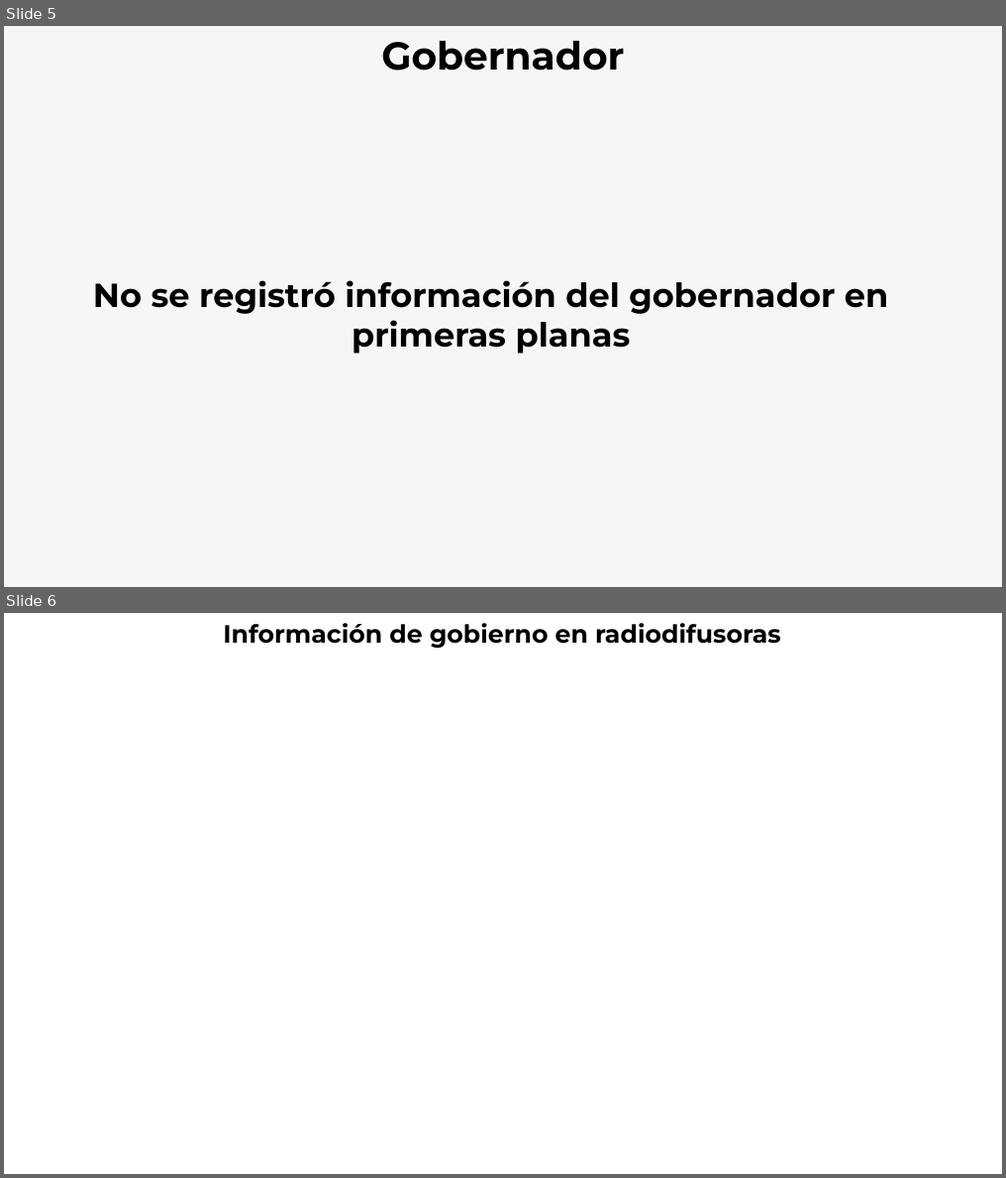
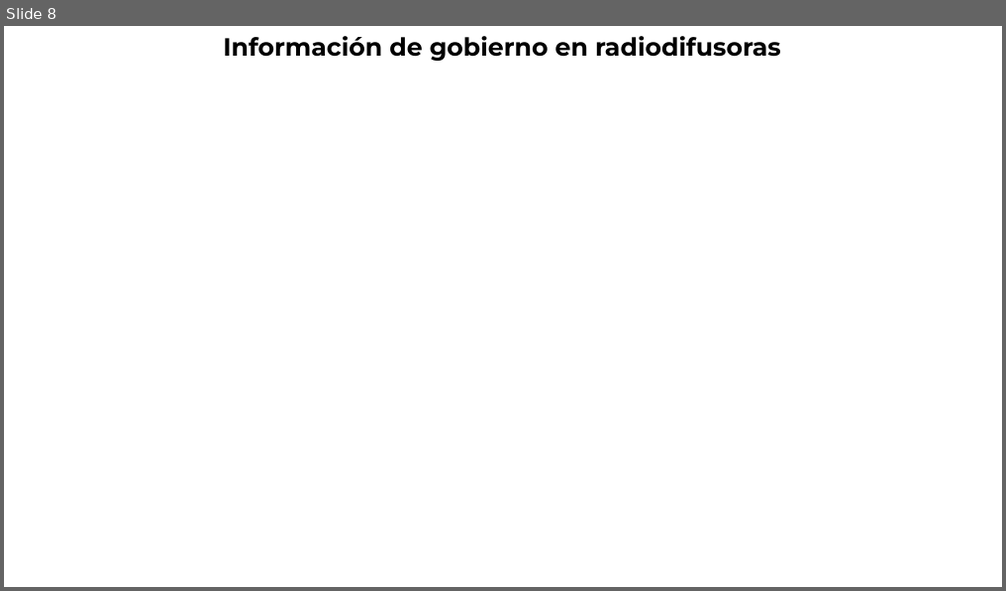
Before and after one commit to thelonious9/Reporteportadas, a slide deck: Reporte060426.pptx. Shown one above the other, each under a label of ours: slides 5 and 6 before the commit, slide 8 after it. The pictures are 1006x1178 and 1006x591 pixels, drawn with LibreOffice and Linux fonts; fonts in the diff are those of the drawing; background and template pictures are left out. Boxes give left, top, right and bottom in pixels: in the first picture for what was removed or moved away, otherwise in the second. Text is boxed around its words. In the diff, an @@ line names an element or a change of style, - is before the commit and + after.

```diff
--- a/Reporte060426.pptx
+++ b/Reporte060426.pptx
@@ slide 5 removed at (x1=4, y1=26, x2=1002, y2=587), background #F4F6F8 @@
@@ text removed at (x1=381, y1=41, x2=624, y2=71) @@
-Gobernador
@@ text removed at (x1=93, y1=280, x2=888, y2=354) @@
-No se registró información del gobernador en primeras planas
@@ what was slide 6 is now slide 8 @@
```
Also in this commit, not shown: 8 slides changed, 3 slides added, 4 other files.
